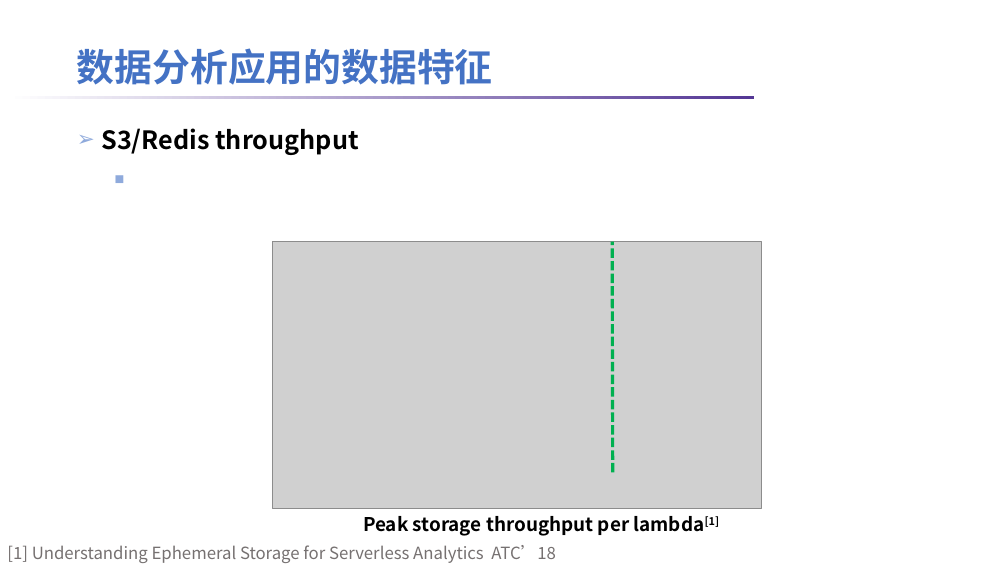
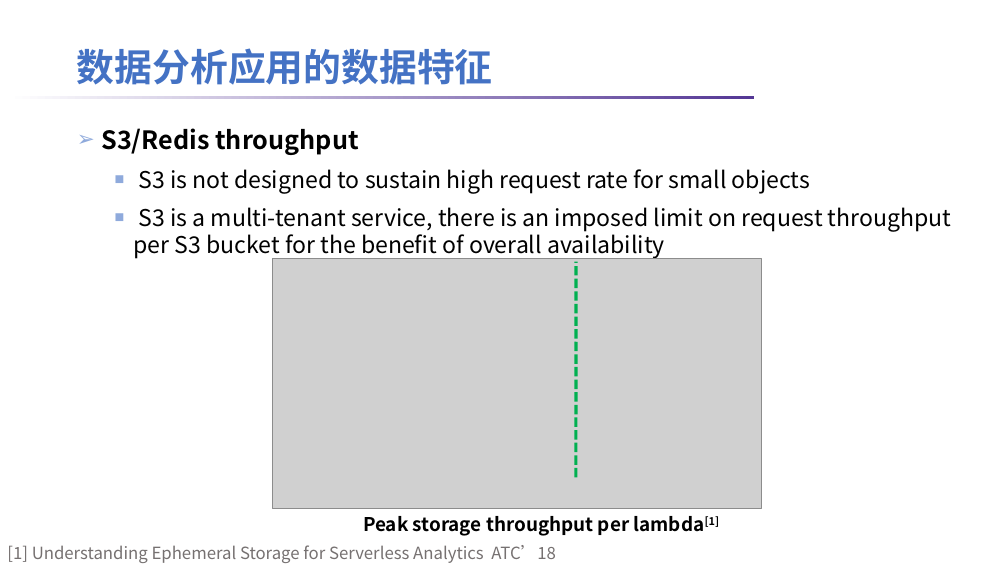
Before and after one commit to lt2000/ADSL, a slide deck: slide 11 of meeting/数据分析应用的数据特征.pptx (slide 9 before the commit). Drawn at 1008x567 pixels with LibreOffice and Linux fonts; fonts in the diff are those of the drawing; grey boxes stand for pictures; background and template pictures are left out. Boxes give left, top, right and bottom in pixels: in the first picture for what was removed or moved away, otherwise in the second. Text is boxed around its words. In the diff, an @@ line names an element or a change of style, - is before the commit and + after.

```diff
--- a/meeting/数据分析应用的数据特征.pptx
+++ b/meeting/数据分析应用的数据特征.pptx
@@ text at <box>134,169,951,259</box>: paragraphs added @@
+  ■ S3 is not designed to sustain high request rate for small objects
+  ■ S3 is a multi-tenant service, there is an imposed limit on request throughput per S3 bucket for the benefit of overall availability
@@ picture: place and size @@
-picture at <box>272,242,761,509</box>
+picture at <box>272,259,761,509</box>
@@ line moved from (613, 473) - (613, 242) to (576, 478) - (576, 262) @@
```
Also in this commit, not shown: 2 other slides changed, 2 slides added, 2 other files.
